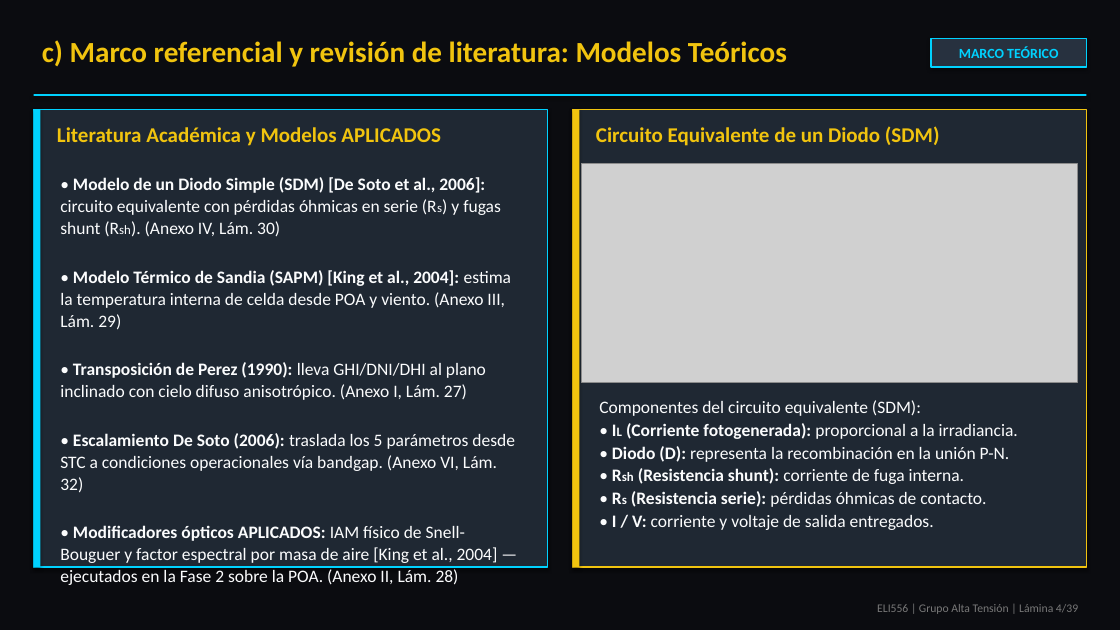
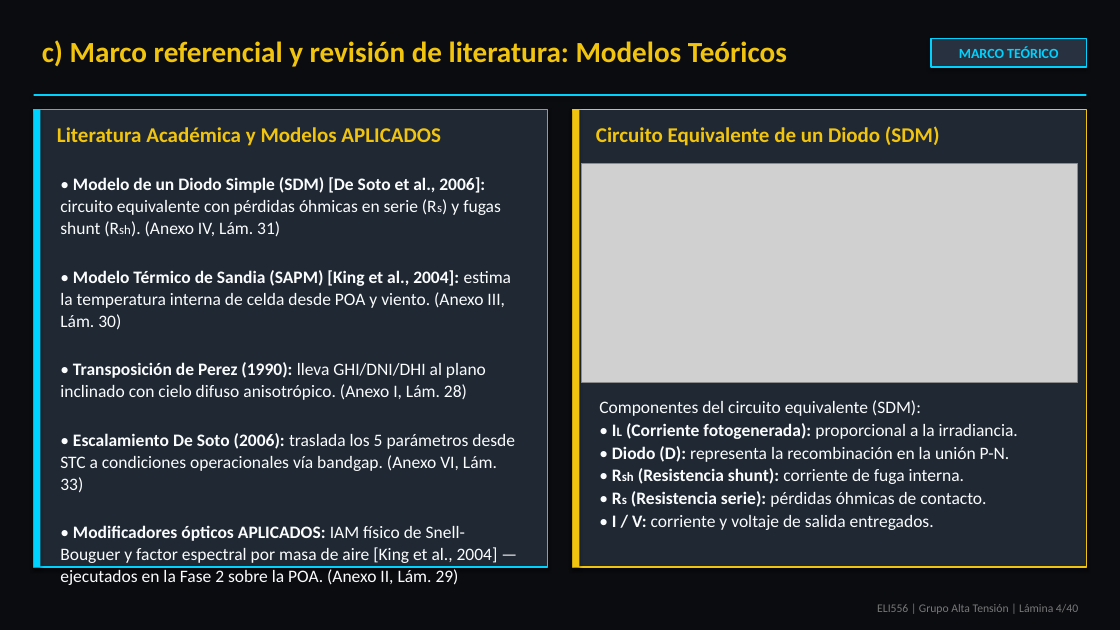
Before and after one commit to theChosen16/t2-paneles, a slide deck: slide 4 of output/Presentacion_Final_ELI556_Atacama_POA_Tarea2_revisado.pptx. Drawn at 1120x630 pixels with LibreOffice and Linux fonts; fonts in the diff are those of the drawing; grey boxes stand for pictures. Boxes give left, top, right and bottom in pixels: in the first picture for what was removed or moved away, otherwise in the second. Text is boxed around its words. In the diff, an @@ line names an element or a change of style, - is before the commit and + after.

```diff
--- a/output/Presentacion_Final_ELI556_Atacama_POA_Tarea2_revisado.pptx
+++ b/output/Presentacion_Final_ELI556_Atacama_POA_Tarea2_revisado.pptx
@@ text at (x1=60, y1=177, x2=515, y2=585): text changed @@
-• Modelo de un Diodo Simple (SDM) [De Soto et al., 2006]: circuito equivalente con pérdidas óhmicas en serie (Rs) y fugas shunt (Rsh). (Anexo IV, Lám. 30)
-• Modelo Térmico de Sandia (SAPM) [King et al., 2004]: estima la temperatura interna de celda desde POA y viento. (Anexo III, Lám. 29)
-• Transposición de Perez (1990): lleva GHI/DNI/DHI al plano inclinado con cielo difuso anisotrópico. (Anexo I, Lám. 27)
-• Escalamiento De Soto (2006): traslada los 5 parámetros desde STC a condiciones operacionales vía bandgap. (Anexo VI, Lám. 32)
-• Modificadores ópticos APLICADOS: IAM físico de Snell-Bouguer y factor espectral por masa de aire [King et al., 2004] — ejecutados en la Fase 2 sobre la POA. (Anexo II, Lám. 28)
+• Modelo de un Diodo Simple (SDM) [De Soto et al., 2006]: circuito equivalente con pérdidas óhmicas en serie (Rs) y fugas shunt (Rsh). (Anexo IV, Lám. 31)
+• Modelo Térmico de Sandia (SAPM) [King et al., 2004]: estima la temperatura interna de celda desde POA y viento. (Anexo III, Lám. 30)
+• Transposición de Perez (1990): lleva GHI/DNI/DHI al plano inclinado con cielo difuso anisotrópico. (Anexo I, Lám. 28)
+• Escalamiento De Soto (2006): traslada los 5 parámetros desde STC a condiciones operacionales vía bandgap. (Anexo VI, Lám. 33)
+• Modificadores ópticos APLICADOS: IAM físico de Snell-Bouguer y factor espectral por masa de aire [King et al., 2004] — ejecutados en la Fase 2 sobre la POA. (Anexo II, Lám. 29)
@@ text at (x1=877, y1=604, x2=1078, y2=614): text changed @@
-ELI556 | Grupo Alta Tensión | Lámina 4/39
+ELI556 | Grupo Alta Tensión | Lámina 4/40
```
Also in this commit, not shown: 38 other slides changed, 1 slide added, 6 other files.
